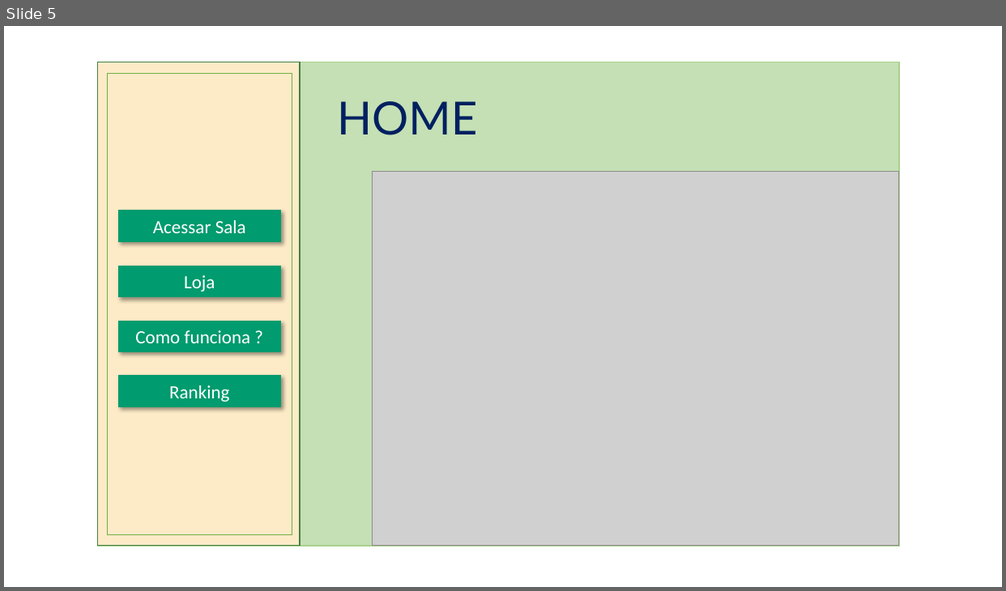
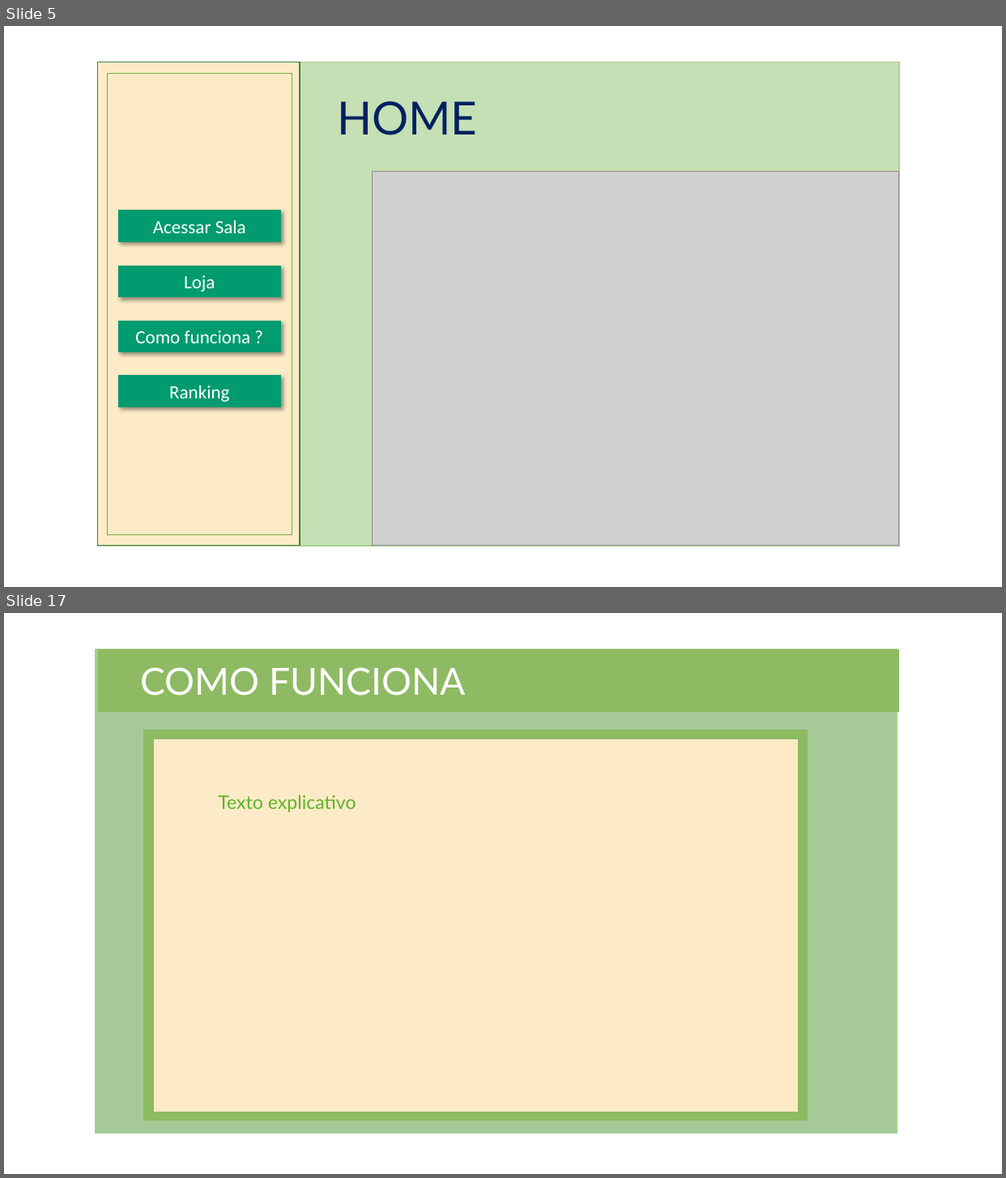
Before and after one commit to NathanReis/FTT-Recicla, a slide deck: Documentacao Projeto/Protótipo_Visual.pptx. Shown one above the other, each under a label of ours: slide 5 before the commit, slides 5 and 17 after it; the slides between them are not shown. The pictures are 1006x591 and 1006x1178 pixels, drawn with LibreOffice and Linux fonts; fonts in the diff are those of the drawing; grey boxes stand for pictures. Boxes give left, top, right and bottom in pixels: in the first picture for what was removed or moved away, otherwise in the second. Text is boxed around its words. In the diff, an @@ line names an element or a change of style, - is before the commit and + after.

```diff
--- a/Documentacao Projeto/Protótipo_Visual.pptx
+++ b/Documentacao Projeto/Protótipo_Visual.pptx
@@ slide 17 added at [4, 613, 1002, 1174], background #FFFFFF @@
@@ rectangle added at [96, 649, 897, 1133], fill #A5CA97, outline #A9D18E 1 pt @@
@@ rectangle added at [98, 649, 898, 713], fill #8DBA62 @@
@@ text added at [140, 667, 466, 696], 36 pt, text #FFFFFF @@
+COMO FUNCIONA
@@ rectangle added at [144, 730, 808, 1121], fill #8DBA62, outline #8DBA62 1 pt @@
@@ rounded rectangle added at [153, 739, 799, 1112], fill #FDEBC7, outline #8DBA62 1 pt @@
@@ text added at [218, 795, 356, 812], 18 pt, text #5DB427 @@
+Texto explicativo
```
Also in this commit, not shown: 1 slide changed, 10 other slides added.
